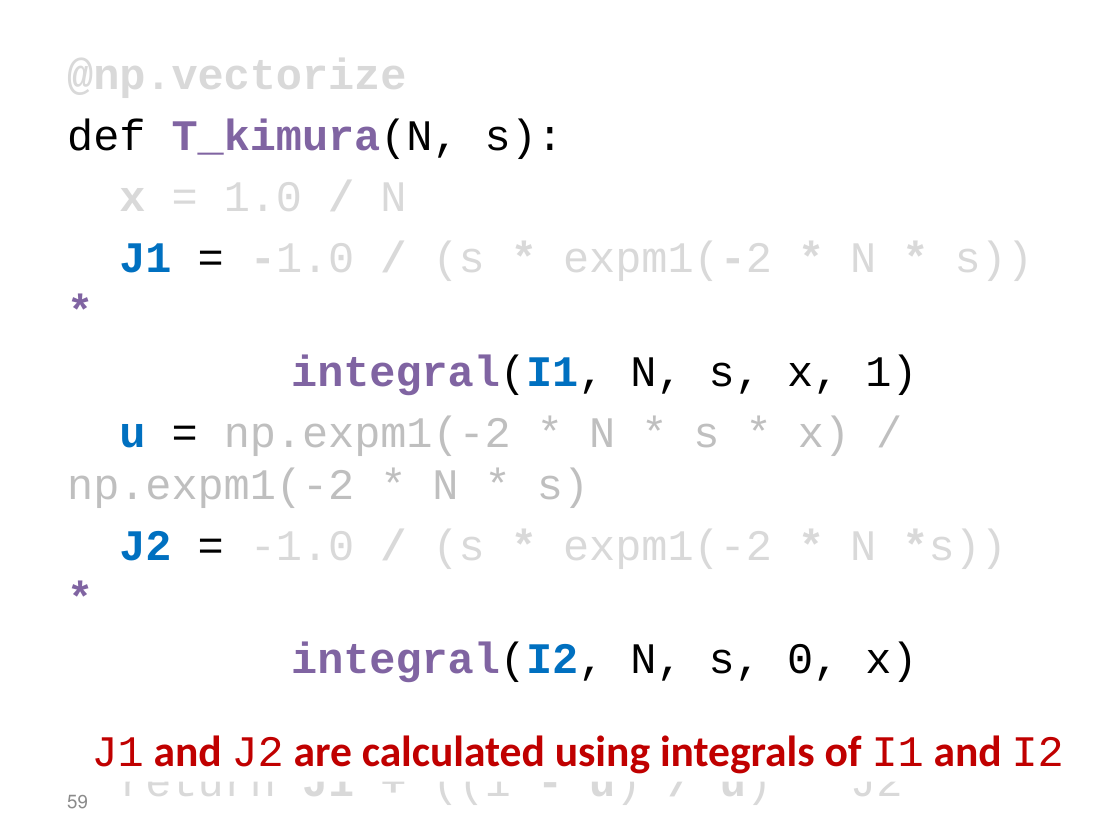
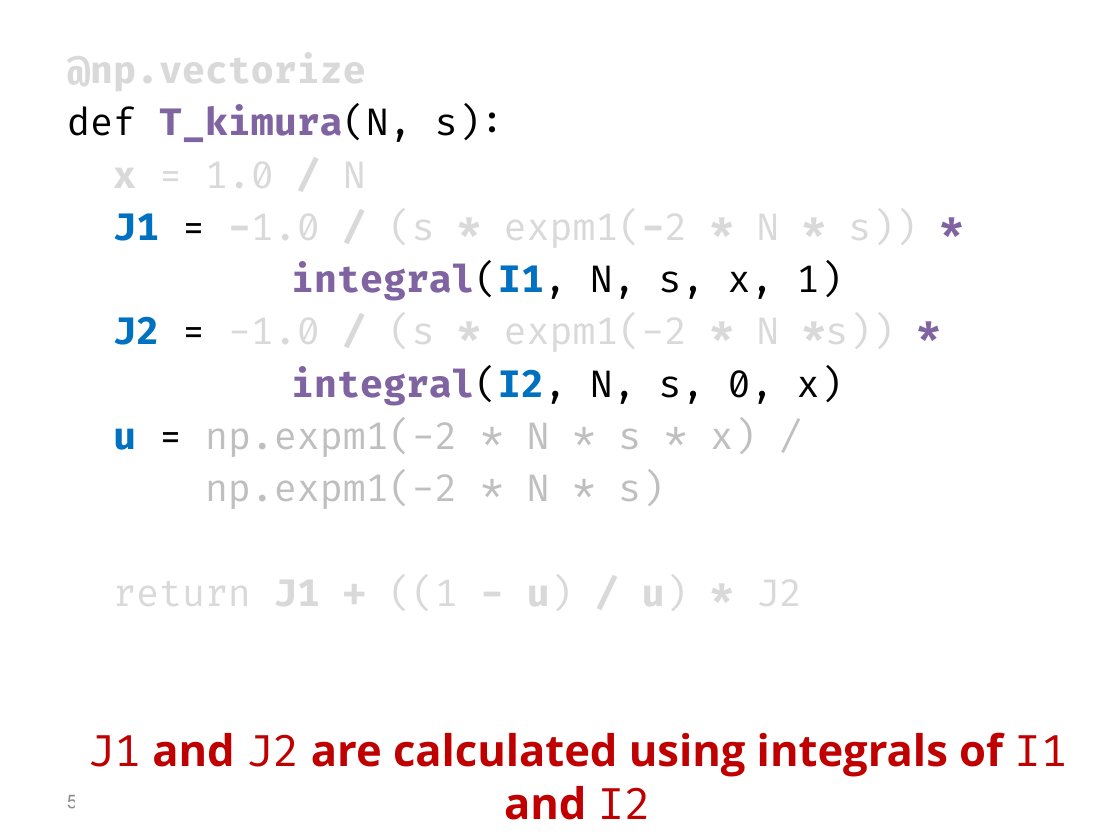
Before and after one commit to yoavram/PyConIL2016, a slide deck: slide 59 of presentation.pptx. Drawn at 1120x840 pixels with LibreOffice and Linux fonts; fonts in the diff are those of the drawing. Boxes give left, top, right and bottom in pixels: in the first picture for what was removed or moved away, otherwise in the second. Text is boxed around its words. In the diff, an @@ line names an element or a change of style, - is before the commit and + after.

Commit message:
modified fonts

```diff
--- a/presentation.pptx
+++ b/presentation.pptx
@@ text at [67, 49, 917, 618]: size 28 to 24 pt, font Courier New to Fira Code in "@np.vectorize", "def T_kimura(N, s):", "x = 1.0 / N", "J1 = -1.0 / (s * expm1(-2 ..." and 4 more places @@
@@ text at [67, 416, 850, 508]: paragraph removed @@
-u = np.expm1(-2 * N * s * x) / np.expm1(-2 * N * s)
@@ text at [113, 419, 756, 509]: paragraphs added @@
+u = np.expm1(-2 * N * s * x) /
+np.expm1(-2 * N * s)
@@ text "J1 and J2 are calculated ..." at [88, 732, 1067, 820]: font Courier New to Fira Code in "J1 J2 I1 I2"; font Calibri to Open Sans in "and are calculated using integrals of and" @@
@@ page number at [67, 795, 88, 809]: font Calibri to Open Sans @@
```
Also in this commit, not shown: 59 other slides changed, 4 slides added, 3 slides removed.
